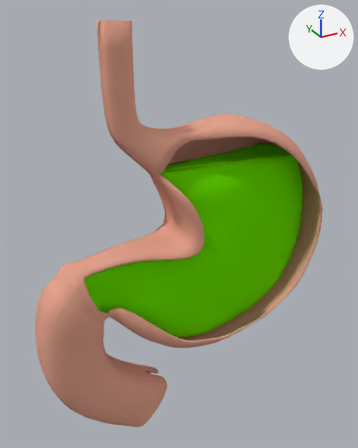
Renders of the Blender file Art/stomach/estomago.blend from each side of a commit.
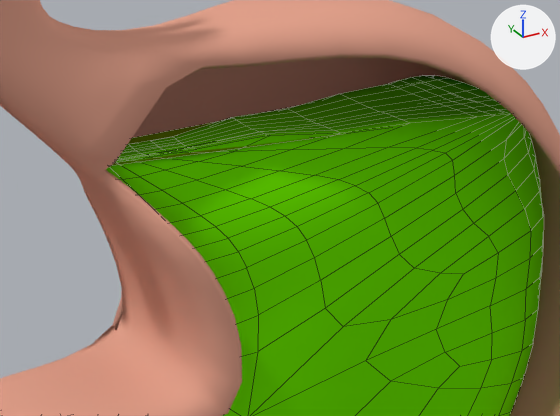
Old and new are each drawn whole from a 50 mm camera at (-6.13, -10.23, 5.54) aimed at (-0.38, 0.22, 0.31) and again close up on the part from 35% to 86% of the width and 26% to 57% of the height. Every picture has the same lights, and +X, +Y and +Z are marked at upper right. The close-ups show mesh edges as thin lines.

The older version as bpy lines, for what is in view:
```python
me_plane_001 = bpy.data.meshes.new('Plane.001')
me_plane_001.from_pydata(...)  # 1058 vertices, 1056 faces; spans x -0.82..1.06, y -0.55..0.83, z -0.23..0.36
me_plane_001.polygons.foreach_set('use_smooth', [True] * 1056)
me_plane_001.materials.append(mat_material)  # green #6be700
me_plane_002 = bpy.data.meshes.new('Plane.002')
me_plane_002.from_pydata(...)  # 3944 vertices, 3946 faces; spans x -1.0..1.04, y -1.37..1.42, z -0.34..0.39
me_plane_002.polygons.foreach_set('use_smooth', [True] * 3946)
# faces by material slot: [854, 3092]
me_plane_002.materials.append(mat_material_002)  # beige #e4a38d
me_plane_002.materials.append(mat_material_001)  # its picture is missing
me_plane_003 = bpy.data.meshes.new('Plane.003')
me_plane_003.from_pydata([(1.0, 0.66, 0.0), (1.0, -0.66, 0.0), (-1.0, -0.29, 0.0), (-1.0, 0.29, 0.0), (0.0, -0.47, 0.0), (1.0, 0.0, 0.0), (0.0, 0.47, 0.0), (-1.0, 0.0, 0.0), (0.0, 0.0, 0.0)], [], [(6, 3, 7, 8), (0, 6, 8, 5), (8, 7, 2, 4), (5, 8, 4, 1)])
me_plane_003.materials.append(mat_material_003)  # green #78a700
ob_plane = bpy.data.objects.new('Plane', me_plane_003)
ob_plane.location = (0.63, 0.0, 1.96)
ob_plane.scale = (1.84, 0.884, 1.84)
ob_plane_001 = bpy.data.objects.new('Plane.001', me_plane_001)
ob_plane_001.parent = ob_plane_002
ob_plane_001.matrix_parent_inverse = Matrix(((0.714, 0.0, 0.0, -2.07), (0.0, 0.0, -0.714, 0.0554), (0.0, 0.714, 0.0, 0.0), (0.0, 0.0, 0.0, 1.0)))
ob_plane_001.location = (2.896, -0.0423, 0.0776)
ob_plane_001.rotation_euler = (-1.571, 0.0, 0.0)  # degrees (-90, 0, 0)
ob_plane_001.scale = (1.32, 1.32, 1.04)
ob_plane_002 = bpy.data.objects.new('Plane.002', me_plane_002)
ob_plane_002.location = (-0.56, 0.0, 0.03)
ob_plane_002.rotation_euler = (-1.571, 0.0, 0.0)  # degrees (-90, 0, 0)
ob_plane_002.scale = (3.83, 3.83, 3.83)
```
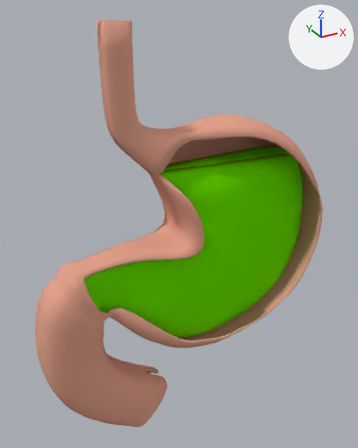
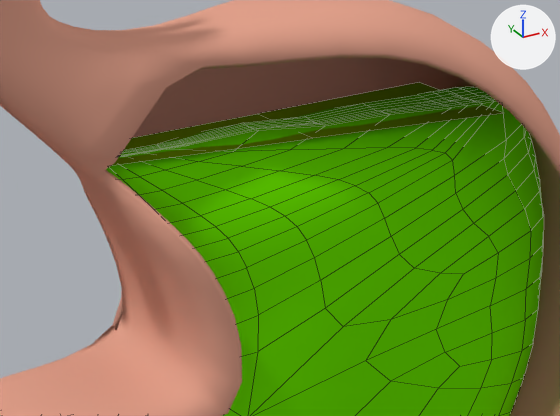
Location of each change, [x1, y1, x2, y2] in pixels of the close-ups (560 x 416 px; the box of a moved part takes in the faces that stretch with it):
'Plane.001', reshaped: before [106, 76, 544, 416]; after [106, 87, 544, 416]
part 1 of me_plane_001, moved or reshaped: before [106, 76, 522, 179]; after [106, 87, 522, 179]
'Plane', unchanged, uncovered by the edit: before [113, 107, 351, 165]; after [113, 82, 503, 165]

The change, as a list of edits to the scene's bpy script:
```text
Change me_plane_001:
    where me_plane_001.from_pydata(...)  # 1058 vertices, 1056 faces; spans x -0.82..1.06, y -0.55..0.83, z -0.23..0.36
    used by ob_plane_001; parent = ob_plane_002; location = (2.896, -0.0423, 0.0776); rotation_euler = (-1.571, 0.0, 0.0), in degrees (-90, 0, 0); scale = (1.32, 1.32, 1.04)
    me_plane_001 part 1: 112 of the vertices in x -0.17..0.93, y -0.55..-0.54, z -0.19..0.3 are scaled about their middle by (1, 1, 0.387), then moved by (0.0, 0.0, -0.02)
```
